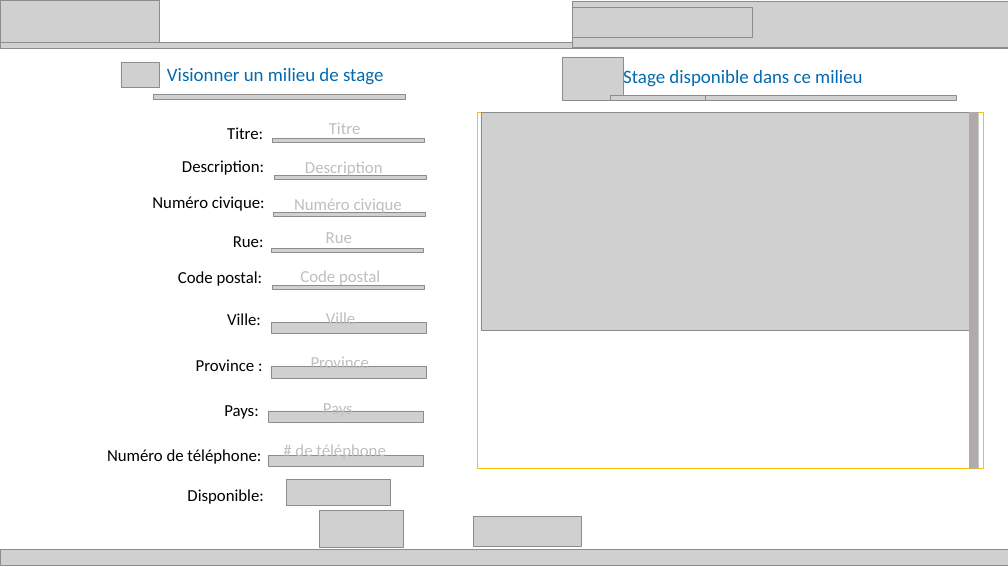
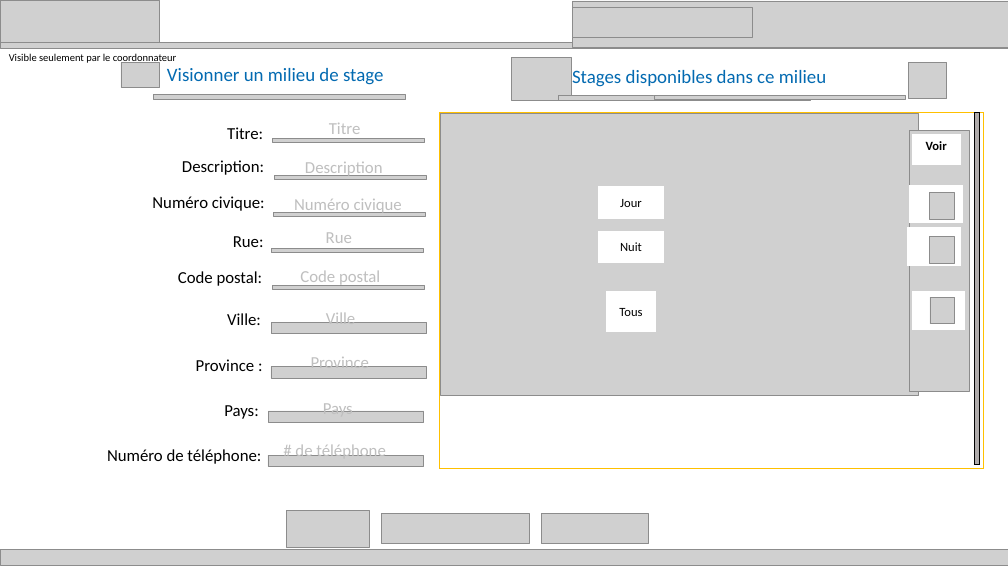
Before and after one commit to zacouse/InterfaceStages, a slide deck: slide 3 of Documentation/SchémaModificationMilieudeStage.pptx. Drawn at 1008x567 pixels with LibreOffice and Linux fonts; fonts in the diff are those of the drawing; grey boxes stand for pictures. Boxes give left, top, right and bottom in pixels: in the first picture for what was removed or moved away, otherwise in the second. Text is boxed around its words. In the diff, an @@ line names an element or a change of style, - is before the commit and + after.

Commit message:
Commit fin de journée ajout des listes de milieux et de stages et correctif

```diff
--- a/Documentation/SchémaModificationMilieudeStage.pptx
+++ b/Documentation/SchémaModificationMilieudeStage.pptx
@@ text added at (x1=9, y1=53, x2=177, y2=64), 10 pt, text #000000 @@
+Visible seulement par le coordonnateur
@@ text at (x1=572, y1=70, x2=826, y2=87): text changed @@
-Stage disponible dans ce milieu
+Stages disponibles dans ce milieu
@@ picture added at (x1=909, y1=62, x2=947, y2=99) @@
@@ rectangle resized from (x1=478, y1=112, x2=984, y2=469) to (x1=439, y1=112, x2=984, y2=469) @@
@@ picture resized from (x1=481, y1=113, x2=972, y2=331) to (x1=441, y1=114, x2=919, y2=396) @@
@@ 3 pictures moved together from (x1=563, y1=57, x2=957, y2=101) to (x1=511, y1=57, x2=906, y2=101) @@
@@ rectangle resized from (x1=969, y1=112, x2=979, y2=469) to (x1=975, y1=113, x2=980, y2=465) @@
@@ rectangle at (x1=975, y1=113, x2=980, y2=465): outline none to #000000 1 pt @@
@@ group added at (x1=599, y1=130, x2=969, y2=392): 7 rectangles, 4 pictures @@
+Voir
+Jour
+Tous
+Nuit
@@ picture removed at (x1=287, y1=479, x2=391, y2=505) @@
@@ text removed at (x1=187, y1=489, x2=263, y2=504) @@
-Disponible:
@@ picture moved from (x1=320, y1=511, x2=403, y2=547) to (x1=287, y1=511, x2=370, y2=547) @@
@@ picture added at (x1=382, y1=514, x2=530, y2=544) @@
@@ picture moved from (x1=474, y1=517, x2=582, y2=547) to (x1=541, y1=514, x2=649, y2=544) @@
```
Also in this commit, not shown: 5 other slides changed, 2 slides added, 1 other file.
